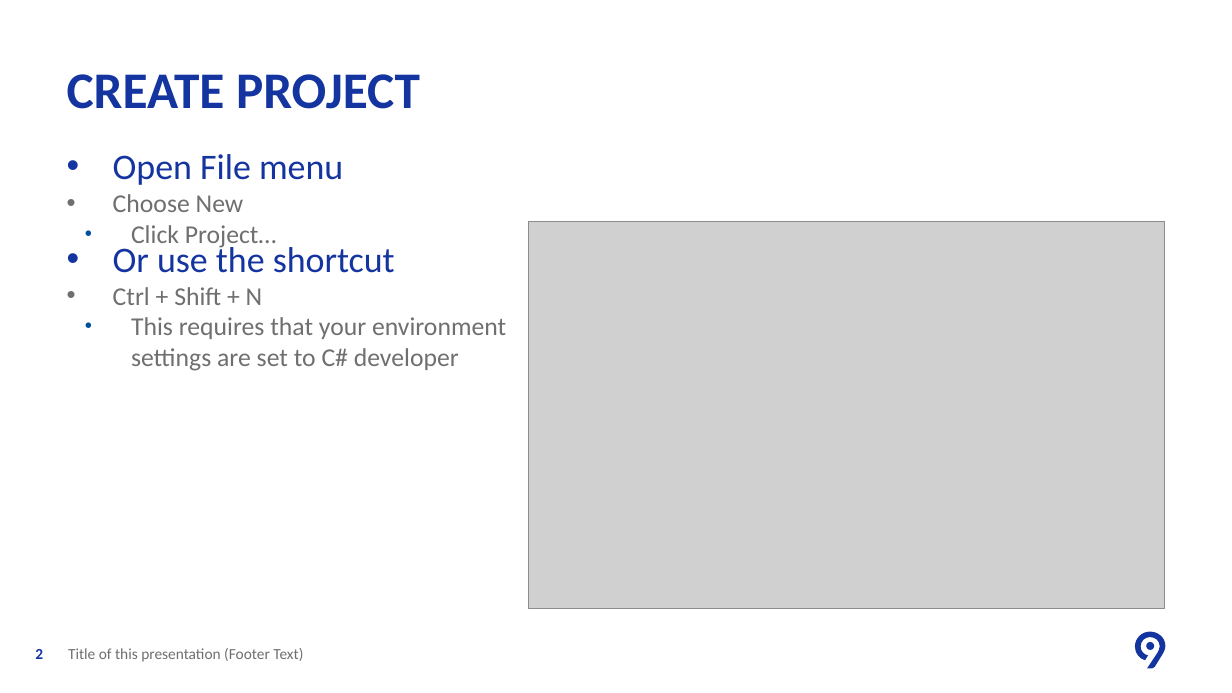
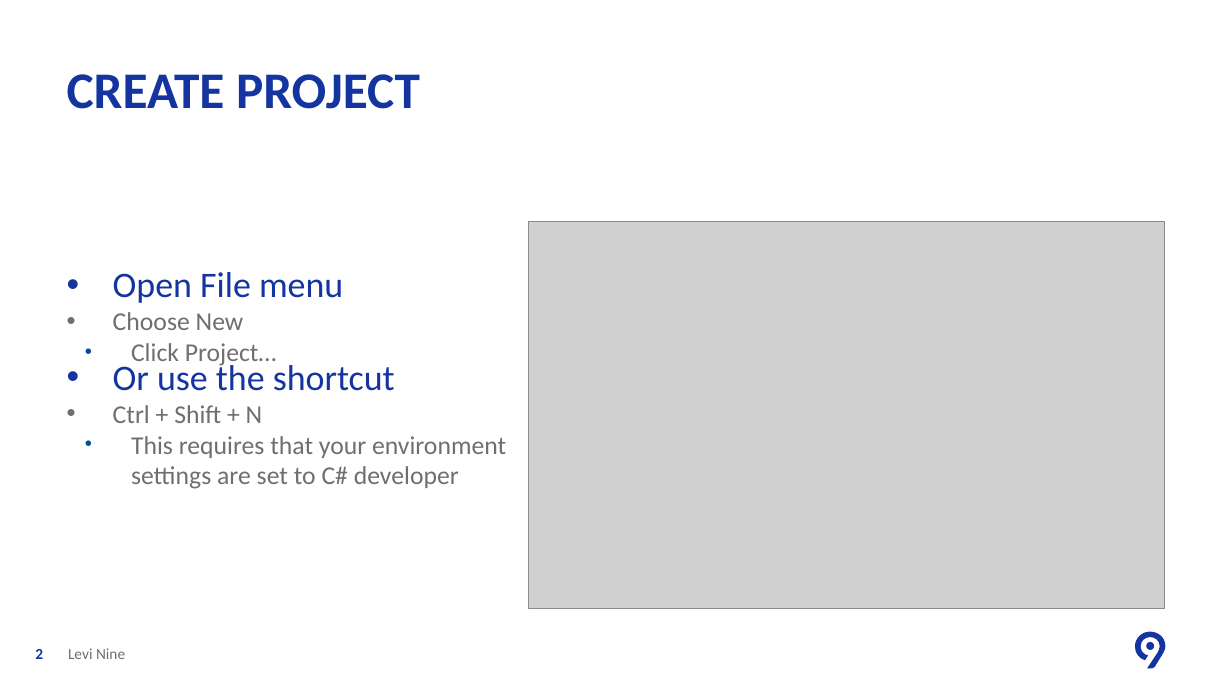
Before and after one commit to ancasturza/PracticaAC2018, a slide deck: slide 2 of PPT/L1/Lesson One Create Web Application.pptx. Drawn at 1232x693 pixels with LibreOffice and Linux fonts; fonts in the diff are those of the drawing; grey boxes stand for pictures; background and template pictures are left out. Boxes give left, top, right and bottom in pixels: in the first picture for what was removed or moved away, otherwise in the second. Text is boxed around its words. In the diff, an @@ line names an element or a change of style, - is before the commit and + after.

```diff
--- a/PPT/L1/Lesson One Create Web Application.pptx
+++ b/PPT/L1/Lesson One Create Web Application.pptx
@@ text "Open File menu" at [113,272,506,489]: vertical alignment top to middle @@
@@ text at [68,648,125,659]: text changed @@
-Title of this presentation (Footer Text)
+Levi Nine
```
Also in this commit, not shown: 18 slides added, 59 other files.
